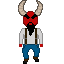
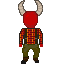
The second w=64, h=64 image is a revision of the first. Changes to its layers:
showed "Layer 3", painted on it over [left=18, top=0, right=43, bottom=64]
removed layer "Layer 4" over [left=18, top=0, right=43, bottom=28]
removed layer "Layer 2" over [left=18, top=0, right=43, bottom=64]
